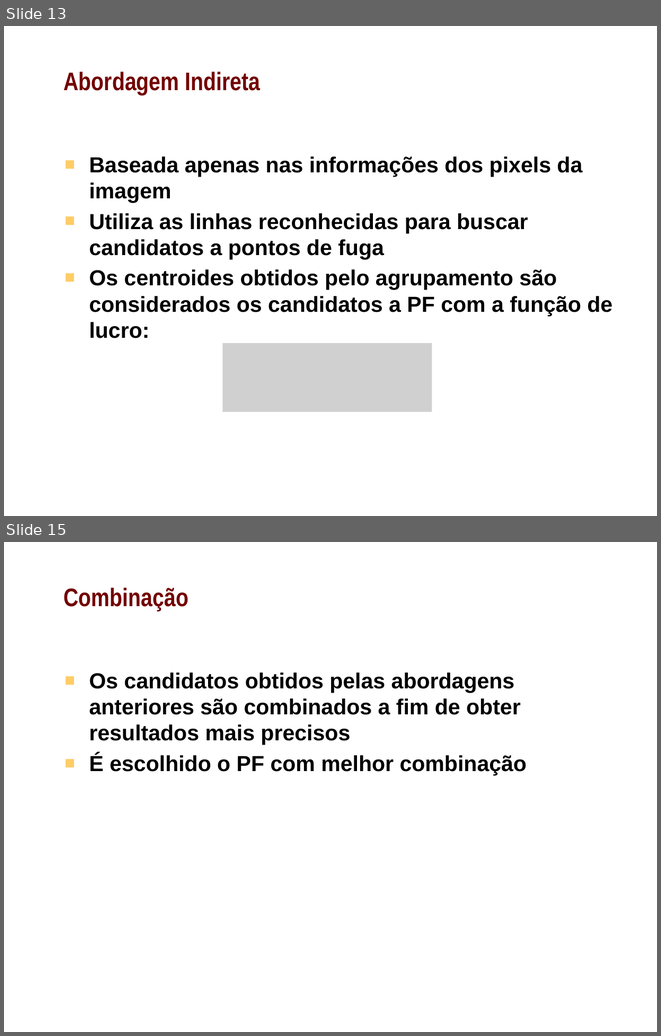
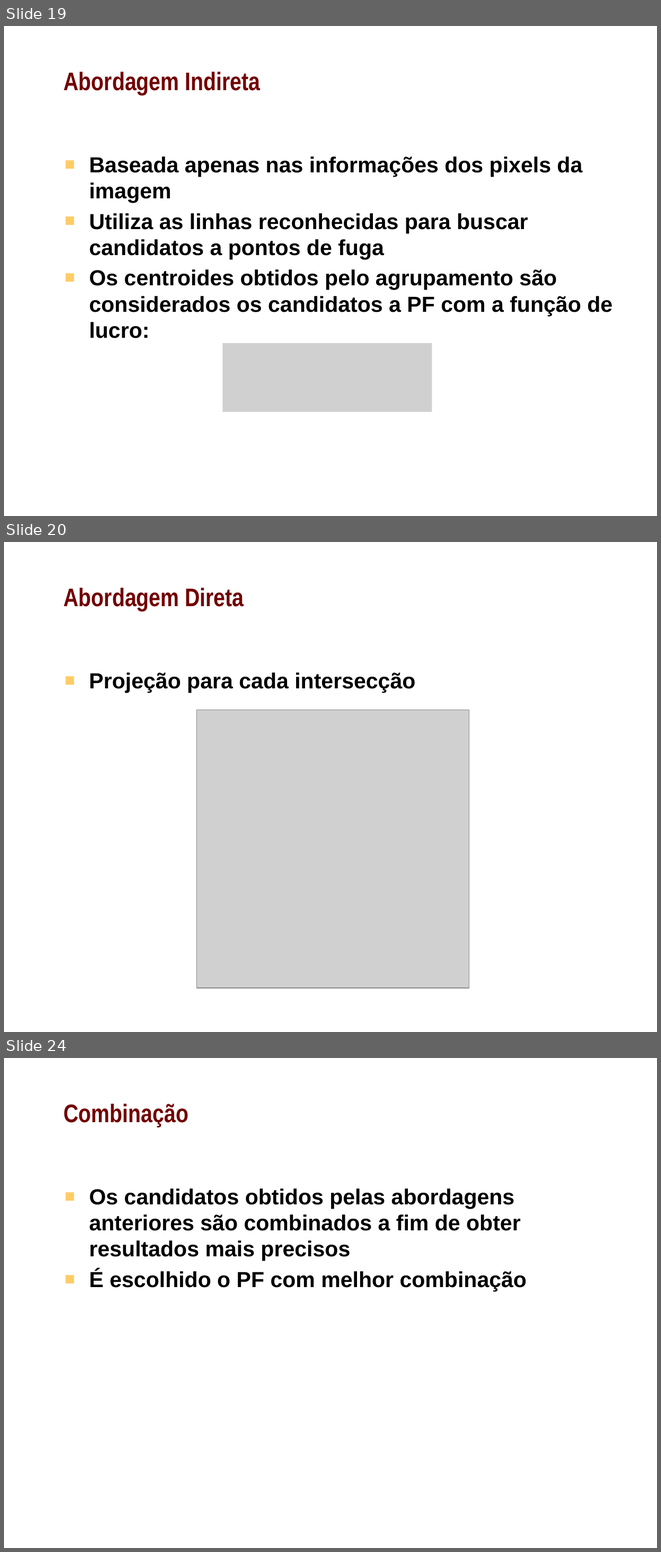
Before and after one commit to shannonyu/perspective-rectification, a slide deck: doc/pres.pptx. Shown one above the other, each under a label of ours: slides 13 and 15 before the commit, slides 19, 20 and 24 after it; the slides between them are not shown. The pictures are 661x1036 and 661x1552 pixels, drawn with LibreOffice and Linux fonts; fonts in the diff are those of the drawing; grey boxes stand for pictures; background and template pictures are left out. Boxes give left, top, right and bottom in pixels: in the first picture for what was removed or moved away, otherwise in the second. Text is boxed around its words. In the diff, an @@ line names an element or a change of style, - is before the commit and + after.

```diff
--- a/doc/pres.pptx
+++ b/doc/pres.pptx
@@ slide 20 added at bbox=[4, 542, 657, 1032], background picture (left out) @@
@@ title added at bbox=[64, 588, 244, 611], 28 pt, text #720000, bold @@
+Abordagem Direta
@@ text added at bbox=[89, 672, 415, 693], 24 pt, text #000000, bold @@
+■ Projeção para cada intersecção
@@ picture added at bbox=[196, 710, 469, 988] @@
@@ what was slide 13 is now slide 19 @@
@@ what was slide 15 is now slide 24 @@
```
Also in this commit, not shown: 2 slides changed, 10 other slides added.
